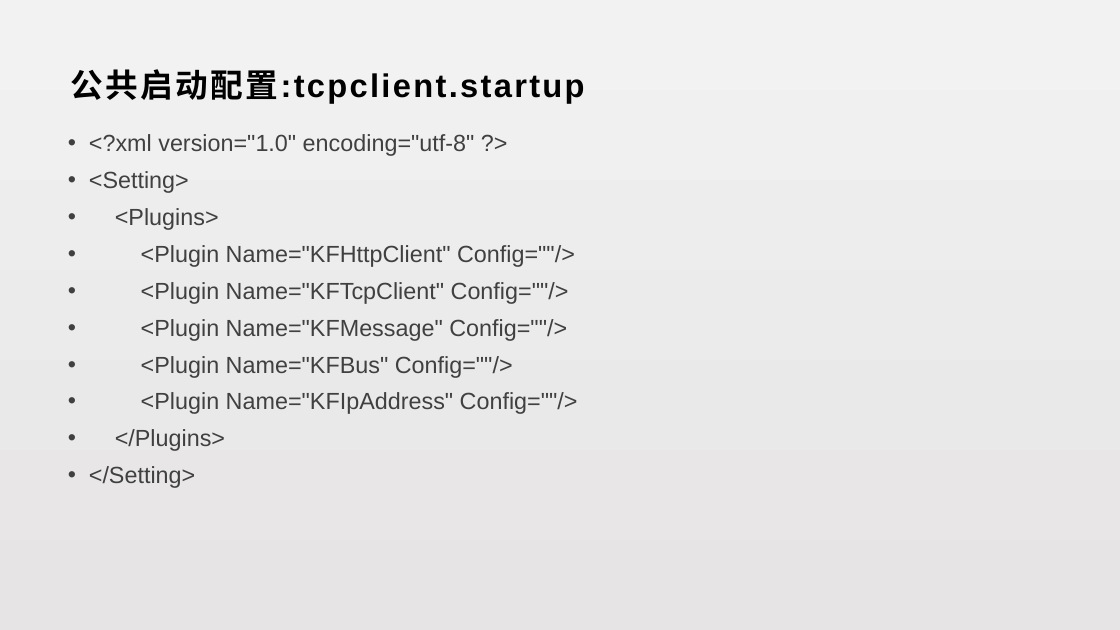
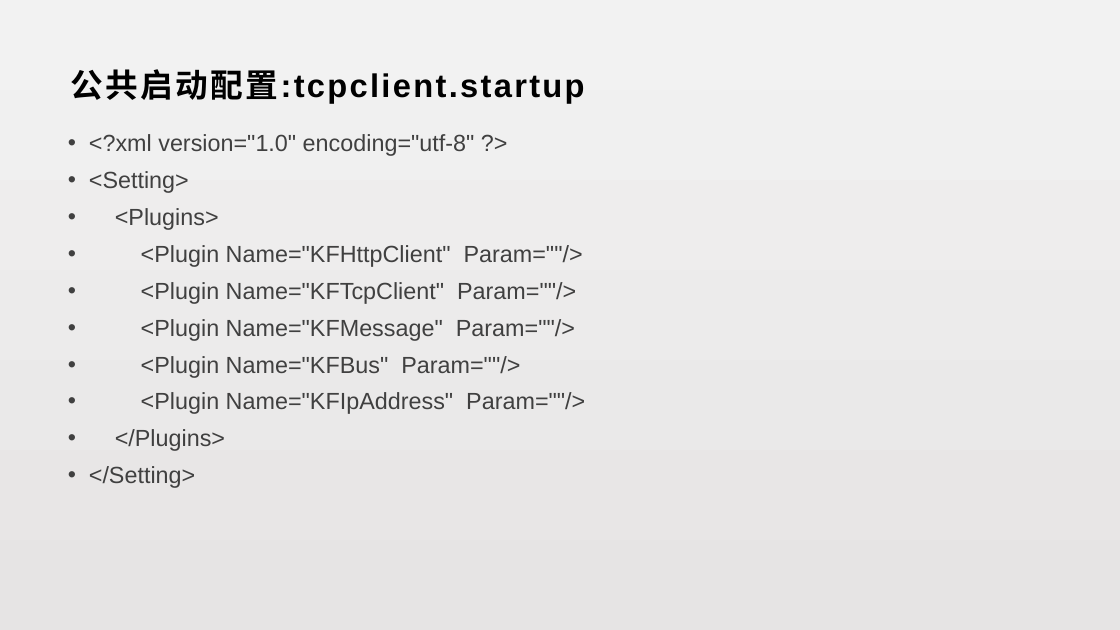
Before and after one commit to lori227/KFrame, a slide deck: slide 11 of _doc/KFrame.pptx. Drawn at 1120x630 pixels with LibreOffice and Linux fonts; fonts in the diff are those of the drawing. Boxes give left, top, right and bottom in pixels: in the first picture for what was removed or moved away, otherwise in the second. Text is boxed around its words. In the diff, an @@ line names an element or a change of style, - is before the commit and + after.

```diff
--- a/_doc/KFrame.pptx
+++ b/_doc/KFrame.pptx
@@ text at [141, 245, 585, 414]: text changed @@
-• <Plugin Name="KFHttpClient" Config=""/>
-• <Plugin Name="KFTcpClient" Config=""/>
-• <Plugin Name="KFMessage" Config=""/>
-• <Plugin Name="KFBus" Config=""/>
-• <Plugin Name="KFIpAddress" Config=""/>
+• <Plugin Name="KFHttpClient" Param=""/>
+• <Plugin Name="KFTcpClient" Param=""/>
+• <Plugin Name="KFMessage" Param=""/>
+• <Plugin Name="KFBus" Param=""/>
+• <Plugin Name="KFIpAddress" Param=""/>
```
Also in this commit, not shown: 1 other slide changed, 26 other files.
